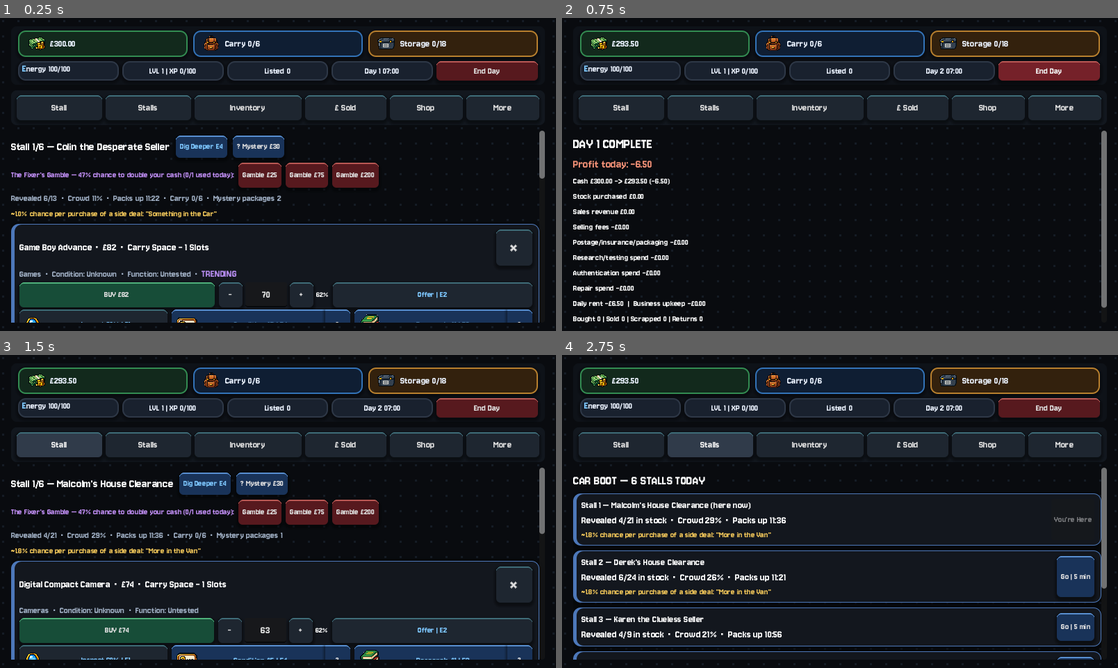
Above: before the commit, frames 1-4 (two rows, left to right).
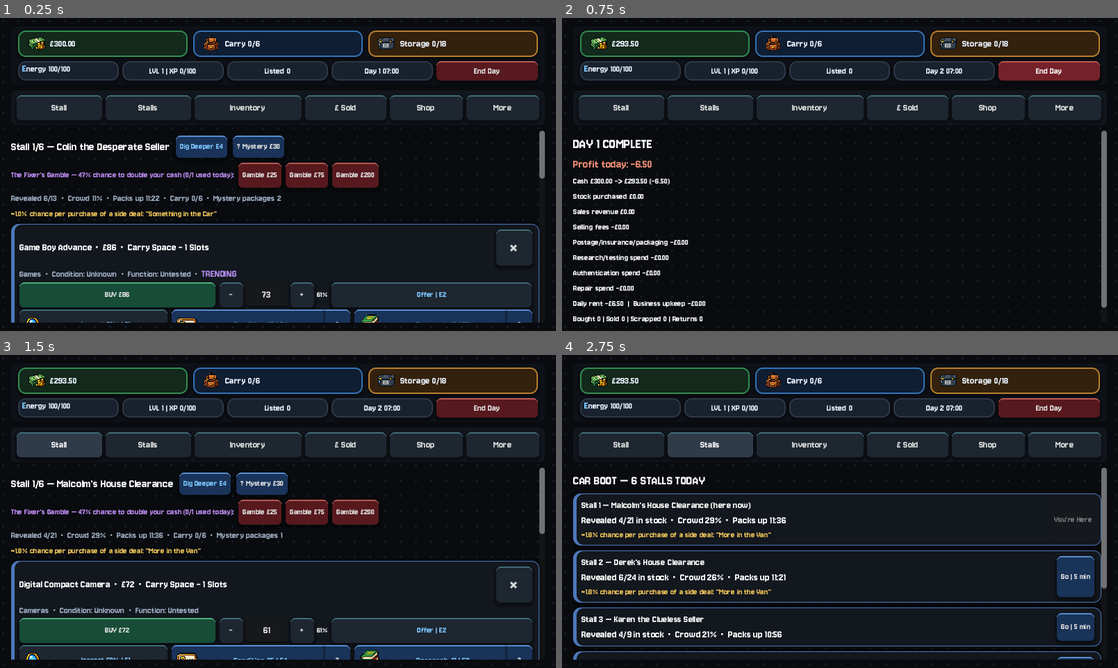
Above: after the commit, the same moments.

Repository: wmilburn1997-ai/car-boot-reseller
Game: Godot game, scene res://Main.tscn
Same seed, same stepped clock (60 frames per second), same inputs: the game is played once before the commit and once after it.
Inputs:
- Up to frame 1 (0.25 s): no input
- Up to frame 2 (0.75 s): click "End Day" at 0.5 s
- Up to frame 3 (1.5 s): click "Stall" at 1.25 s
- Up to frame 4 (2.75 s): click "Stalls" at 2 s

The runs differ from the first frame. In frame 1, 0.2% of the frame differs, in the area x 18-96%, y 72-93%; in frame 2, nothing differs; in frame 3, 0.4%, in the area x 22-81%, y 72-92%; in frame 4, nothing differs.

Commit message:
Major rebalance: fix seller profitability gap, fix negative-EV Deep Research

Diff:
--- a/main.gd
+++ b/main.gd
@@ -37,13 +37,13 @@
 }
 
 var seller_profiles = {
-	"Desperate Seller": {"knowledge":0.42, "haggle":0.23, "pricing":0.88, "fault":1.15, "fake":1.05, "side":0.010, "depth":18, "rarity_boost":0.80, "categories":["Clothing","Games","Pokemon","Electronics","Home","Garden & Outdoor"]},
-	"House Clearance": {"knowledge":0.28, "haggle":0.34, "pricing":0.90, "fault":1.30, "fake":0.90, "side":0.018, "depth":26, "rarity_boost":0.70, "categories":["Home","Vinyl","Cameras","Tools","Books","Collectables","Jewellery","Musical Instruments","Garden & Outdoor"]},
-	"Clueless Seller": {"knowledge":0.16, "haggle":0.38, "pricing":0.84, "fault":0.95, "fake":0.85, "side":0.002, "depth":15, "rarity_boost":0.55, "categories":["Games","Pokemon","Clothing","Books","Home","Collectables","Garden & Outdoor"]},
+	"Desperate Seller": {"knowledge":0.45, "haggle":0.23, "pricing":0.88, "fault":1.15, "fake":1.05, "side":0.010, "depth":18, "rarity_boost":0.80, "categories":["Clothing","Games","Pokemon","Electronics","Home","Garden & Outdoor"]},
+	"House Clearance": {"knowledge":0.35, "haggle":0.34, "pricing":0.90, "fault":1.30, "fake":0.90, "side":0.018, "depth":26, "rarity_boost":0.70, "categories":["Home","Vinyl","Cameras","Tools","Books","Collectables","Jewellery","Musical Instruments","Garden & Outdoor"]},
+	"Clueless Seller": {"knowledge":0.40, "haggle":0.38, "pricing":0.84, "fault":0.95, "fake":0.85, "side":0.002, "depth":15, "rarity_boost":0.55, "categories":["Games","Pokemon","Clothing","Books","Home","Collectables","Garden & Outdoor"]},
 	"Regular Seller": {"knowledge":0.60, "haggle":0.56, "pricing":0.98, "fault":1.00, "fake":1.00, "side":0.0015, "depth":14, "rarity_boost":1.00, "categories":["Clothing","Games","Tools","Home","Electronics","Books","Musical Instruments","Garden & Outdoor"]},
-	"Collector": {"knowledge":0.90, "haggle":0.78, "pricing":1.06, "fault":0.70, "fake":0.45, "side":0.008, "depth":10, "rarity_boost":1.45, "categories":["Vinyl","Cameras","Collectables","Jewellery","Games","Pokemon","Musical Instruments"]},
+	"Collector": {"knowledge":0.86, "haggle":0.78, "pricing":1.06, "fault":0.70, "fake":0.45, "side":0.008, "depth":10, "rarity_boost":1.60, "categories":["Vinyl","Cameras","Collectables","Jewellery","Games","Pokemon","Musical Instruments"]},
 	"Dodgy Seller": {"knowledge":0.48, "haggle":0.36, "pricing":0.82, "fault":1.55, "fake":2.40, "side":0.022, "depth":13, "rarity_boost":0.95, "categories":["Clothing","Pokemon","Electronics","Games","Jewellery"]},
-	"Dealer": {"knowledge":0.95, "haggle":0.84, "pricing":1.10, "fault":0.65, "fake":0.55, "side":0.001, "depth":8, "rarity_boost":1.65, "categories":["Clothing","Games","Cameras","Vinyl","Collectables","Jewellery","Musical Instruments"]}
+	"Dealer": {"knowledge":0.90, "haggle":0.84, "pricing":1.10, "fault":0.65, "fake":0.55, "side":0.001, "depth":8, "rarity_boost":1.85, "categories":["Clothing","Games","Cameras","Vinyl","Collectables","Jewellery","Musical Instruments"]}
 }
 
 var item_families = [
@@ -183,6 +183,8 @@
 var fixer_uses_today = 0
 var daily_challenges = []
 var daily_challenge_bonus_given = false
+var lifetime_challenges_completed = 0
+var lifetime_fixer_wins = 0
 const SAVE_PATH = "user://savegame.json"
 var last_save_time = ""
 var package_insight_level = 0
@@ -1078,6 +1080,7 @@
 	record_rng("Fixer's Gamble: Wager £%.0f | Chance 47%% | Rolled: %.2f%% | Result: %s" % [amount, roll * 100.0, "WON" if won else "LOST"])
 	if won:
 		cash += amount * 2.0
+		lifetime_fixer_wins += 1
 		queue_popup("The Fixer's Gamble — WON! £%.0f -> £%.0f" % [amount, amount * 2.0], "success")
 	else:
 		queue_popup("The Fixer's Gamble — LOST £%.0f. Better luck tomorrow." % amount)
@@ -1103,6 +1106,8 @@
 		"sold_history": sold_history,
 		"total_haggled_savings": total_haggled_savings,
 		"total_lifetime_profit": total_lifetime_profit,
+		"lifetime_challenges_completed": lifetime_challenges_completed,
+		"lifetime_fixer_wins": lifetime_fixer_wins,
 		"negative_days_streak": negative_days_streak,
 		"save_time": Time.get_datetime_string_from_system(false, true),
 	}
@@ -1150,6 +1155,8 @@
 	sold_history = parsed.get("sold_history", sold_history)
 	total_haggled_savings = float(parsed.get("total_haggled_savings", total_haggled_savings))
 	total_lifetime_profit = float(parsed.get("total_lifetime_profit", total_lifetime_profit))
+	lifetime_challenges_completed = int(parsed.get("lifetime_challenges_completed", lifetime_challenges_completed))
+	lifetime_fixer_wins = int(parsed.get("lifetime_fixer_wins", lifetime_fixer_wins))
 	negative_days_streak = int(parsed.get("negative_days_streak", negative_days_streak))
 	last_save_time = str(parsed.get("save_time", ""))
 	return true
@@ -1198,7 +1205,16 @@
 			c["reward_given"] = true
 			cash += float(c["reward_cash"])
 			add_xp(int(c["reward_xp"]))
+			lifetime_challenges_completed += 1
 			queue_popup("Challenge complete: %s — +£%d, +%d XP" % [c["desc"], c["reward_cash"], c["reward_xp"]], "success")
+
+func check_milestone_achievements():
+	if player_level >= 10:
+		unlock_achievement("Level Headed")
+	if lifetime_challenges_completed >= 30:
+		unlock_achievement("Challenge Crusher")
+	if lifetime_fixer_wins >= 5:
+		unlock_achievement("High Roller")
 
 func check_daily_challenge_bonus():
 	if daily_challenge_bonus_given or daily_challenges.size() == 0:
@@ -1290,6 +1306,7 @@
 func update_header():
 	check_daily_challenge_rewards()
 	check_daily_challenge_bonus()
+	check_milestone_achievements()
 	var listed_count = 0
 	for item in inventory:
 		if item["listed"]:
@@ -1503,7 +1520,7 @@
 				true_value *= rng.randf_range(1.5, 4.5)
 
 	var random_ask = rng.randf_range(base["ask"][0], base["ask"][1])
-	var marketish = true_value * float(profile["pricing"]) * rng.randf_range(0.78, 1.20)
+	var marketish = true_value * float(profile["pricing"]) * rng.randf_range(0.55, 1.35)
 	var asking = lerp(random_ask, marketish, float(profile["knowledge"]))
 	asking = max(1.0, round(asking))
 
@@ -2670,11 +2687,12 @@
 		else:
 			var deep_knowledge = float(category_knowledge.get(item["category"], 5))
 			var deep_chance = clamp(0.28 + deep_knowledge / 180.0, 0.28, 0.78)
-			var real_rare_chance = 0.10
+			var real_rare_chance = 0.20
 			if item["basic_researched"]:
-				real_rare_chance = clamp(float(item["locked_gamble_hint"]), 0.02, 0.18)
+				real_rare_chance = clamp(float(item["locked_gamble_hint"]), 0.04, 0.32)
+			var dr_preview_cost = max(4.0, round(float(item["asking"]) * 0.35))
 			var deep_button = Button.new()
-			deep_button.text = "Deep Research £18 | E12\nDiscovery %.0f%% | Rare %.0f%%" % [deep_chance * 100.0, real_rare_chance * 100.0]
+			deep_button.text = "Deep Research £%d | E12\nDiscovery %.0f%% | Rare %.0f%%" % [int(dr_preview_cost), deep_chance * 100.0, real_rare_chance * 100.0]
 			deep_button.add_theme_color_override("font_color", Color(0.49,0.78,1.0,1.0))
 			deep_button.pressed.connect(Callable(self, "deep_research").bind(i))
 			deep_button.tooltip_text = "Digs into exact model/variant details. If you Basic Researched this item first, your rar …(214 unchanged characters)…
@@ -2986,7 +3004,7 @@
 	var potential = estimate_identified_potential(item)
 	var center = (float(potential[0]) + float(potential[1])) / 2.0
 	var value_ratio = clamp(float(item["asking"]) / max(1.0, center), 0.3, 2.5)
-	return clamp(0.03 + (value_ratio - 0.8) * 0.10, 0.02, 0.18)
+	return clamp(0.06 + (value_ratio - 0.8) * 0.20, 0.04, 0.32)
 
 func estimate_identified_potential(item):
 	var center = float(item["true_value"]) * float(item["identified_mult"]) * float(current_trends.get(item["category"], 1.0))
@@ -3077,15 +3095,16 @@
 	if item["deep_researched"]:
 		set_status("Deep Research has already been completed once.")
 		return
-	if cash < 18.0 or energy < 12:
-		set_status("Need £18 and E12.")
+	var dr_cost = max(4.0, round(float(item["asking"]) * 0.35))
+	if cash < dr_cost or energy < 12:
+		set_status("Need £%d and E12." % int(dr_cost))
 		return
 	var before = estimate_identified_potential(item)
-	cash -= 18.0
-	item["extra_spend"] += 18.0
+	cash -= dr_cost
+	item["extra_spend"] += dr_cost
 	energy -= 12
 	current_time_minutes += 20
-	day_stats["research"] += 18.0
+	day_stats["research"] += dr_cost
 	day_stats["deep_researches_done"] += 1
 	item["deep_researched"] = true
 	item["action_order"].append("deep_research")
@@ -3121,19 +3140,19 @@
 	var rare_roll = rng.randf()
 	var rare_mult = 1.0
 	var rare_tier = ""
-	var total_chance = 0.10
+	var total_chance = 0.20
 	if item["basic_researched"]:
-		total_chance = clamp(float(item["locked_gamble_hint"]), 0.02, 0.18)
+		total_chance = clamp(float(item["locked_gamble_hint"]), 0.04, 0.32)
 	var exceptional_cut = total_chance * 0.05
 	var significant_cut = total_chance * 0.20
 	if rare_roll < exceptional_cut:
-		rare_mult = rng.randf_range(3.0, 5.0)
+		rare_mult = rng.randf_range(3.5, 6.0)
 		rare_tier = "EXCEPTIONAL rare variant"
 	elif rare_roll < exceptional_cut + significant_cut:
-		rare_mult = rng.randf_range(2.0, 2.8)
+		rare_mult = rng.randf_range(2.3, 3.2)
 		rare_tier = "significant rare variant"
 	elif rare_roll < total_chance:
-		rare_mult = rng.randf_range(1.4, 1.9)
+		rare_mult = rng.randf_range(1.6, 2.2)
 		rare_tier = "rare variant"
 	record_rng("Deep research rare-variant chance: %.1f%% | Rolled: %.2f%% | Result: %s" % [total_chance * 100.0, rare_roll * 100.0, ("%s x%.1f" % [rare_tier, rare_mult]) if rare_mult > 1.0 else "no rare variant"])
 	if rare_mult > 1.0:
@@ -3752,6 +3771,18 @@
 	show_shop()
 
 var patch_notes = [
+	{"version": "v42", "notes": [
+		"Major rebalance based on simulated play: sellers were wildly unbalanced (Clueless Seller was ~10x more profitable than any other seller; Collector and Dealer actually lost money despite their better rarity odds) and Deep Research had gone negative-EV after an earlier nerf, making it never worth using",
+		"Fixed the root cause for Collector/Dealer: their accurate pricing meant bargains almost never appeared for their rarity bonus to ever pay off. Widened the general pricing variance so even accurate sellers occasionally produce real bargains",
+		"Clueless Seller's pricing knowledge raised (0.16 -> 0.40) — still the most likely to underprice, but no longer absurdly dominant over every other seller",
+		"Deep Research cost now scales with the item's price (roughly 35% of asking, minimum £4) instead of a flat £18 — cheap on cheap items, pricier on expensive ones, which prevents the old 'spam it on junk' exploit regardless of odds",
+		"Deep Research odds and multiplier tiers raised again now that cost scales properly (odds roughly doubled, multipliers raised ~15-20%) — it should be a genuinely worthwhile gamble again, not just a losing proposition",
+		"This was validated with a Python simulation matching the game's real formulas as closely as possible, not by running the actual Godot code — please play-test and flag if anything still feels off",
+	]},
+	{"version": "v41", "notes": [
+		"Added 3 new achievements tied to the newer systems: Level Headed (reach Level 10), Challenge Crusher (complete 30 daily challenges total, across all days), High Roller (win the Fixer's Gamble 5 times) — these are lifetime/cumulative, not day-scoped, so they're saved properly",
+		"These 3 show live progress (e.g. '12/30 challenges completed') until unlocked, unlike the older one-off achievements",
+	]},
 	{"version": "v40", "notes": [
 		"Patch note timestamps were never actually accurate — they were plausible-looking but fabricated, since there's no re …(197 unchanged characters)…
 	]},
@@ -4275,7 +4306,12 @@
 
 	body.add_child(make_progress_bar_section("Total Lifetime Profit: £%.2f / £50,000" % total_lifetime_profit, total_lifetime_profit, 50000, [250.0, 1000.0, 2500.0, 5000.0, 10000.0, 25000.0, 50000.0], Color(0.91,0.76,0.35,1.0)))
 
-	var all_achievements = ["First Flip", "Against the Odds", "Should've Known Better", "Better Than Nothing", "Actually Mate...", "Car Boot King"]
+	var all_achievements = ["First Flip", "Against the Odds", "Should've Known Better", "Better Than Nothing", "Actually Mate...", "Car Boot King", "Level Headed", "Challenge Crusher", "High Roller"]
+	var progress_text = {
+		"Level Headed": "Level %d/10" % player_level,
+		"Challenge Crusher": "%d/30 challenges completed" % lifetime_challenges_completed,
+		"High Roller": "%d/5 Fixer wins" % lifetime_fixer_wins,
+	}
 	for achievement in all_achievements:
 		var line = Label.new()
 		line.autowrap_mode = TextServer.AUTOWRAP_WORD_SMART
@@ -4283,7 +4319,10 @@
 		var prefix = "[ ] "
 		if achievements.has(achievement):
 			prefix = ""
-		line.text = prefix + achievement
+		var suffix = ""
+		if not achievements.has(achievement) and progress_text.has(achievement):
+			suffix = " (%s)" % progress_text[achievement]
+		line.text = prefix + achievement + suffix
 		body.add_child(line)
 
 func unlock_achievement(name):
@@ -4358,7 +4397,7 @@
 	var stats = Label.new()
 	stats.autowrap_mode = TextServer.AUTOWRAP_WORD_SMART
 	stats.size_flags_horizontal = Control.SIZE_EXPAND_FILL
-	stats.text = "Items sold: %d  •  Achievements unlocked: %d/6  •  Collection: %d discovered" % [sold_history.size(), achievements.size(), discovered_log.size()]
+	stats.text = "Items sold: %d  •  Achievements unlocked: %d/9  •  Collection: %d discovered" % [sold_history.size(), achievements.size(), discovered_log.size()]
 	body.add_child(stats)
 	var restart = Button.new()
 	restart.text = "Start New Game"
Not shown, changed: docs/index.html
Not shown, changed: docs/index.pck
